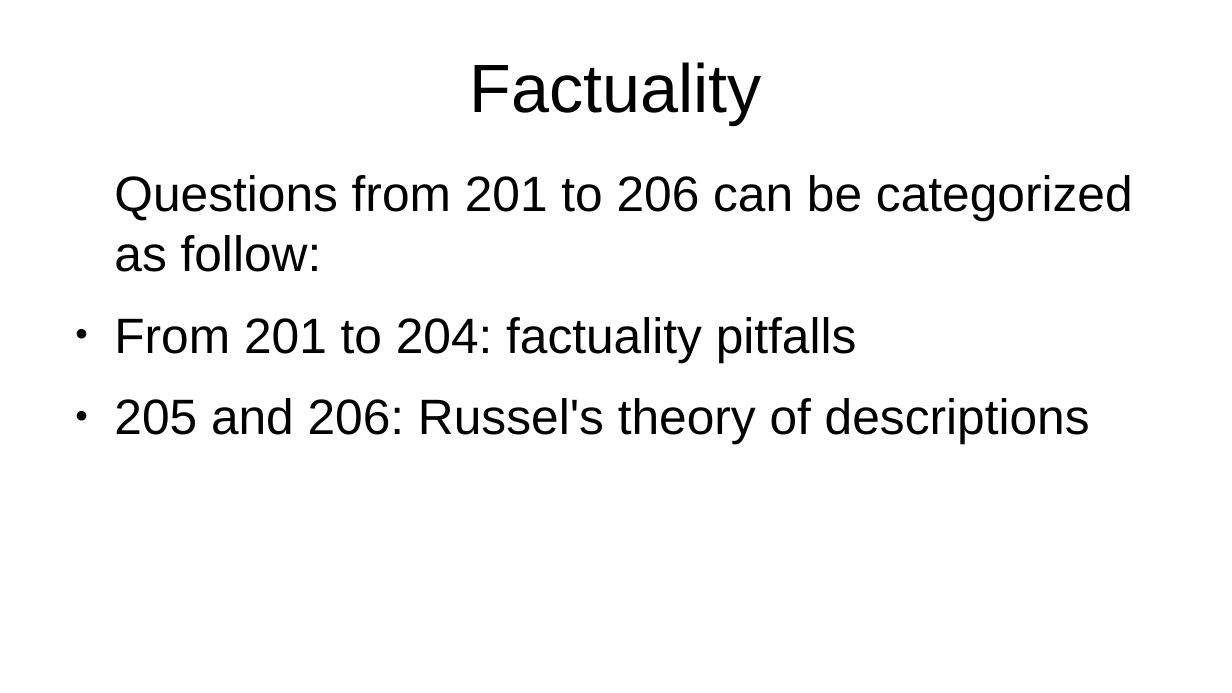
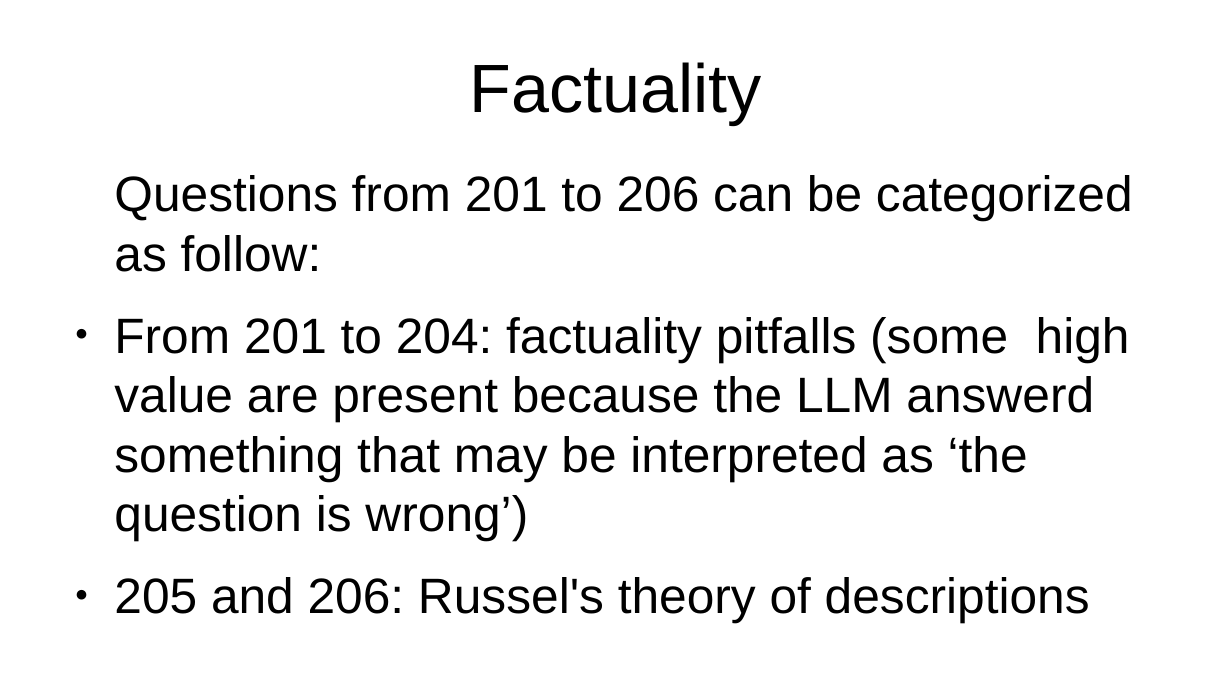
Before and after one commit to PieBerto/Stress-testing-chatbots, a slide deck: slide 29 of Slideshow/Results_presentation.odp. Drawn at 1232x693 pixels with LibreOffice and Linux fonts; fonts in the diff are those of the drawing. Boxes give left, top, right and bottom in pixels: in the first picture for what was removed or moved away, otherwise in the second. Text is boxed around its words. In the diff, an @@ line names an element or a change of style, - is before the commit and + after.

```diff
--- a/Slideshow/Results_presentation.odp
+++ b/Slideshow/Results_presentation.odp
@@ text at (x1=114, y1=317, x2=1130, y2=541): text changed @@
-● From 201 to 204: factuality pitfalls
+● From 201 to 204: factuality pitfalls (some high value are present because the LLM answerd something that may be interpreted as ‘the question is wrong’)
```
Also in this commit, not shown: 17 other slides changed, 3 slides added, 10 other files.
